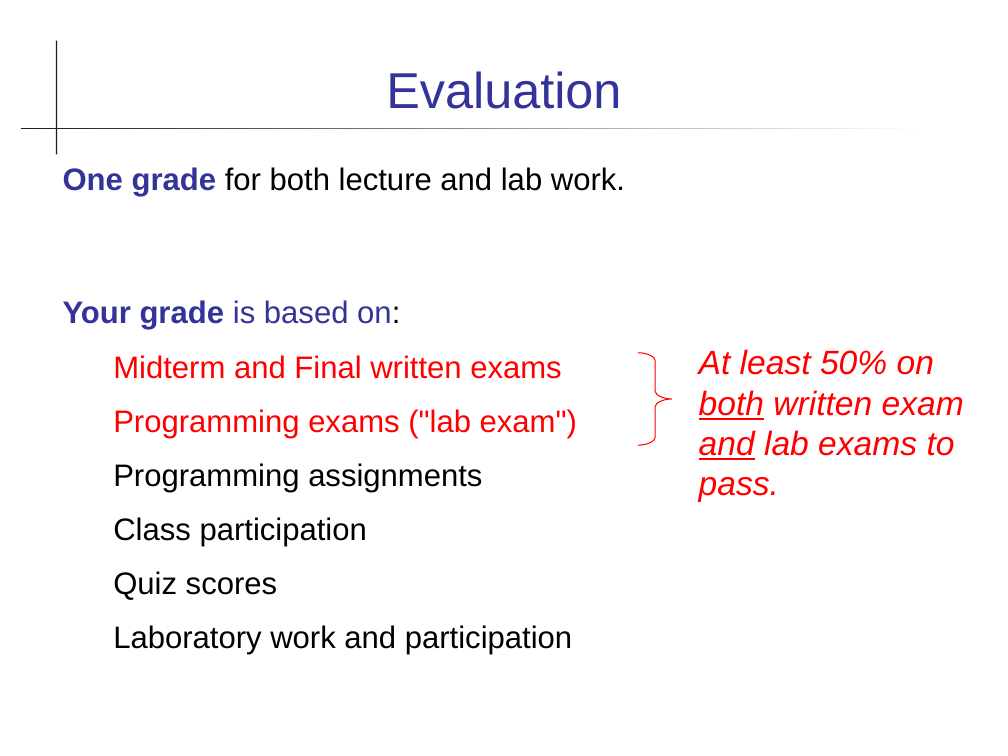
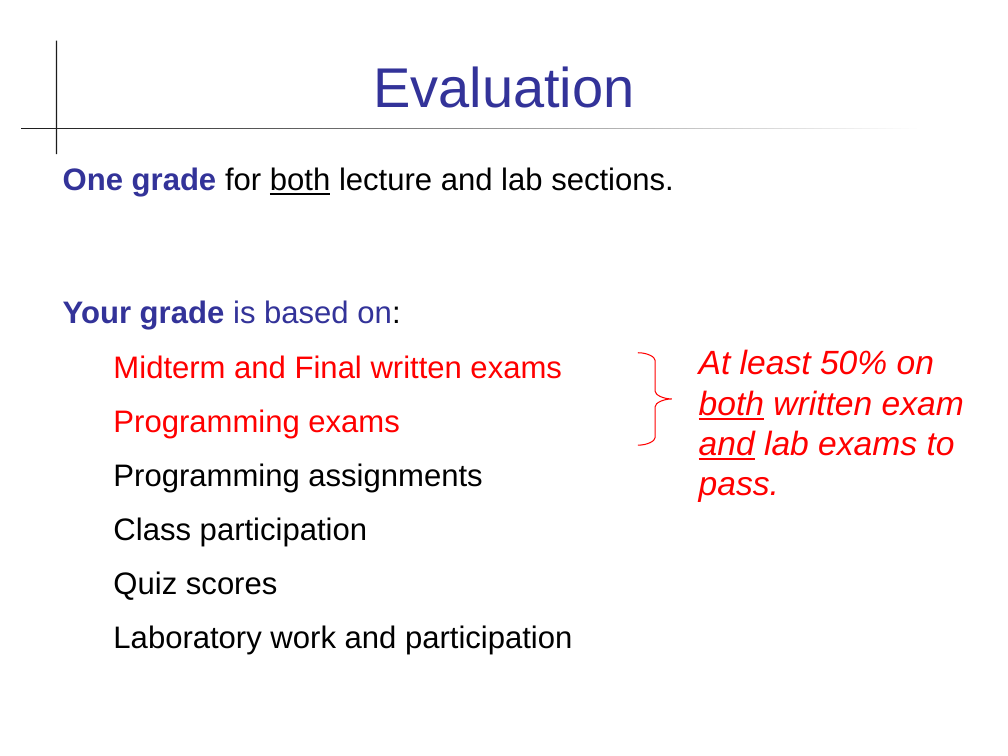
Before and after one commit to skeoop/skeoop.github.io, a slide deck: slide 8 of intro/Introduction-to-Course.ppt. Drawn at 1008x756 pixels with LibreOffice and Linux fonts; fonts in the diff are those of the drawing. Boxes give left, top, right and bottom in pixels: in the first picture for what was removed or moved away, otherwise in the second. Text is boxed around its words. In the diff, an @@ line names an element or a change of style, - is before the commit and + after.

```diff
--- a/intro/Introduction-to-Course.ppt
+++ b/intro/Introduction-to-Course.ppt
@@ title "Evaluation" at [373, 66, 634, 108]: size 36 to 40 pt @@
@@ text at [63, 167, 673, 196]: text changed @@
-One grade for both lecture and lab work.
+One grade for both lecture and lab sections.
@@ text at [113, 409, 399, 438]: text changed @@
-  Programming exams ("lab exam")
+  Programming exams
```
Also in this commit, not shown: 16 other slides changed, 6 other files.
